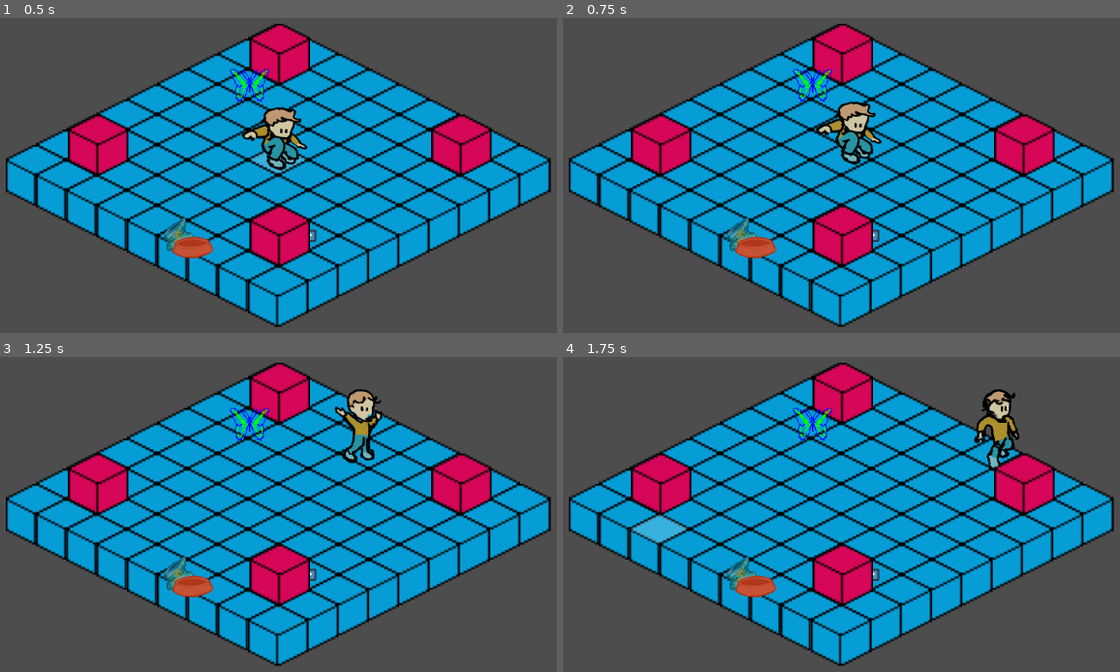
Above: before the commit, frames 1-4 (two rows, left to right).
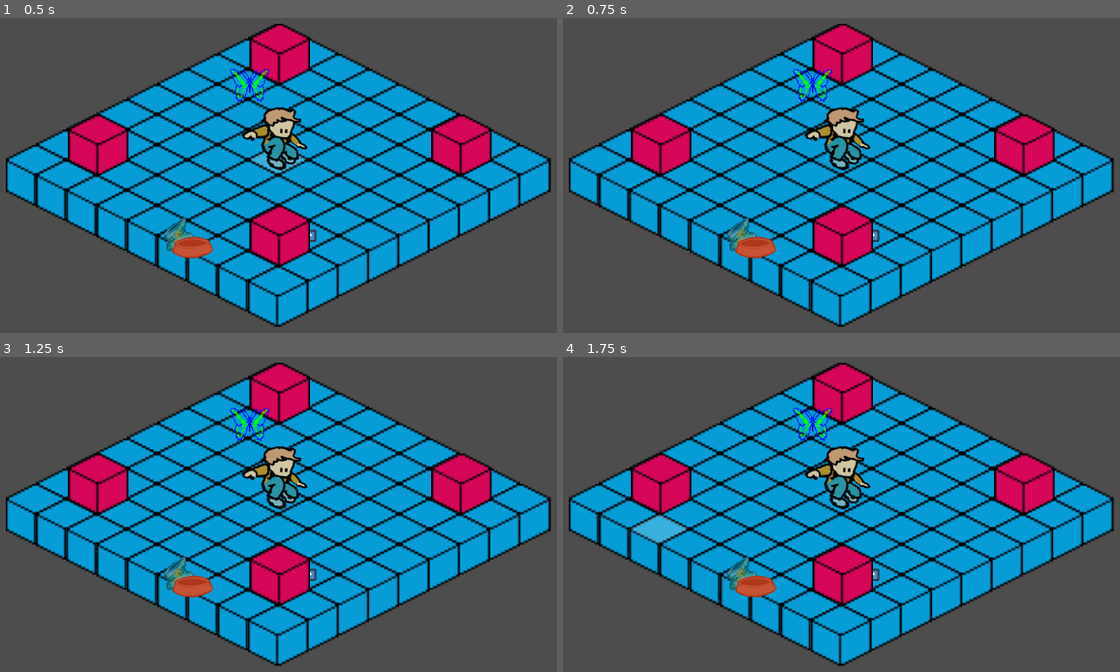
Above: after the commit, the same moments.

Repository: remimorvan/isometric-reverse-heist-simulator-2000
Game: Godot game, scene res://scenes/main.tscn
Two runs of this game, one before a commit and one after it. Both use one fixed random seed, a clock stepped at 60 frames per second and the inputs below. The engine's default icon, where the game draws it, is replaced by a stand-in: a white triangle on a blue panel in a dark square.
Inputs (mouse positions are in pixels of both pictures, inside the frame that each line leads up to):
- Up to frame 1 (0.5 s): no input
- Up to frame 2 (0.75 s): tap Enter at 0.5 s; move the mouse to (1014, 128) at 0.52 s; click (1014, 128) at 0.67 s
- Up to frame 3 (1.25 s): no input
- Up to frame 4 (1.75 s): move the mouse to (685, 530) at 1.27 s; click (685, 530) at 1.42 s

Frame 1 is identical in both runs. In frame 2, 1.5% of the frame differs, in the area x 43-58%, y 26-49%; in frame 3, 2.4%; in frame 4, 2.4%, in the area x 43-82%, y 10-49%.

Commit message:
move only if adjacent

Diff:
--- a/scenes/dog_bawl.tscn
+++ b/scenes/dog_bowl.tscn
@@ -1,6 +1,6 @@
 [gd_scene load_steps=6 format=3 uid="uid://cjajyodhkxglj"]
 
-[ext_resource type="Script" uid="uid://b72m8ds8gbmpo" path="res://scripts/chair.gd" id="1_hfv8l"]
+[ext_resource type="Script" uid="uid://627utnhqsmd8" path="res://scripts/dog_bowl.gd" id="1_g8ekq"]
 [ext_resource type="Shader" uid="uid://c8f3mp10uiiga" path="res://scenes/highlight.gdshader" id="2_phhrf"]
 [ext_resource type="Texture2D" uid="uid://bjtvb3dfuiuly" path="res://assets/level/gamelle/gamelle-4.png" id="3_hfv8l"]
 
@@ -13,8 +13,8 @@
 [sub_resource type="CircleShape2D" id="CircleShape2D_hxd06"]
 radius = 112.004
 
-[node name="Dog Bawl" type="Node2D"]
-script = ExtResource("1_hfv8l")
+[node name="Dog Bowl" type="Node2D"]
+script = ExtResource("1_g8ekq")
 metadata/_custom_type_script = "uid://cgek256grw13s"
 
 [node name="CharacterBody2D" type="CharacterBody2D" parent="."]
--- a/scenes/main.tscn
+++ b/scenes/main.tscn
@@ -5,8 +5,8 @@
 [ext_resource type="PackedScene" uid="uid://copmddbeoxptn" path="res://scenes/player.tscn" id="3_506sy"]
 [ext_resource type="Script" uid="uid://xth84ey1qovn" path="res://scripts/game_object_handler.gd" id="3_tefeu"]
 [ext_resource type="PackedScene" uid="uid://d2xw0bduor5xm" path="res://scenes/wouaf.tscn" id="4_jyhfs"]
-[ext_resource type="PackedScene" uid="uid://cjajyodhkxglj" path="res://scenes/dog_bawl.tscn" id="4_tipki"]
-[ext_resource type="Script" uid="uid://627utnhqsmd8" path="res://scripts/dog_bawl.gd" id="5_tipki"]
+[ext_resource type="PackedScene" uid="uid://cjajyodhkxglj" path="res://scenes/dog_bowl.tscn" id="4_tipki"]
+[ext_resource type="Script" uid="uid://627utnhqsmd8" path="res://scripts/dog_bowl.gd" id="5_tipki"]
 [ext_resource type="PackedScene" uid="uid://bi8gdwd2ggyhy" path="res://scenes/chair.tscn" id="6_tefeu"]
 
 [node name="main" type="Node2D"]
--- a/scripts/player.gd
+++ b/scripts/player.gd
@@ -16,19 +16,7 @@
 	# Snap initial position to tile center
 	var current_tile = layer0.local_to_map(global_position)
 	global_position = layer0.map_to_local(current_tile)
-	print("Player initial position (snapped to center): ", global_position)
-
-func use_new_path(new_path):
-	if not new_path.is_empty():
-		path = new_path
-		$CharacterBody2D/AnimatedSprite2D.play("run")
-		is_moving = true
-		target_position = path[0]
-		#print("Path acceptpathed, first target: ", target_position)
-		# Validate that target is different from current position
-		if target_position.distance_to(global_position) < arrival_threshold:
-			#print("Warning: First target too close to current position!")
-			_advance_to_next_target()
+	print("[Player] Initial position: ", global_position)
 
 func _unhandled_input(event: InputEvent) -> void:
 	if game_object_handler.can_play():
@@ -43,12 +31,16 @@
 					result_interaction.call(self)
 					game_object_handler.make_new_turn()
 					return
-			selected_tile = cliked_tile
-			print("Tile selected: ", selected_tile)
-			game_object_handler.make_new_turn()
+			if cliked_tile in layer0.get_surrounding_cells(player_tile):
+				selected_tile = cliked_tile
+				print("[Player] Tile selected: ", selected_tile)
+				game_object_handler.make_new_turn()
 
 func _process(delta: float) -> void:
 	pass
+
+func is_done() -> bool:
+	return not is_moving
 
 func play(tour_nb: int) -> void:
 	var start_tile = layer0.local_to_map(global_position)
@@ -62,13 +54,20 @@
 		layer0,
 		get_parent().occupied_tiles_but_obj(self)
 	)
-	print(new_path)
-	use_new_path(new_path)
+	print("[Player] New path is: ", new_path)
+	_use_new_path(new_path)
 
-	glow_interactable_objects(end_tile)
-
-func is_done() -> bool:
-	return not is_moving
+func _use_new_path(new_path):
+	if not new_path.is_empty():
+		path = new_path
+		$CharacterBody2D/AnimatedSprite2D.play("run")
+		is_moving = true
+		target_position = path[0]
+		#print("Path acceptpathed, first target: ", target_position)
+		# Validate that target is different from current position
+		if target_position.distance_to(global_position) < arrival_threshold:
+			#print("Warning: First target too close to current position!")
+			_advance_to_next_target()
 
 
 func _physics_process(delta: float) -> void:
@@ -76,7 +75,7 @@
 		return
 
 	var distance_to_target = global_position.distance_to(target_position)
-	print("Distance to target: ", distance_to_target)
+	print("[Player] Distance to target: ", distance_to_target)
 
 	if distance_to_target < arrival_threshold:
 		# Snap to exact center when close enough
@@ -89,27 +88,28 @@
 		if movement.length() > distance_to_target:
 			movement = direction * distance_to_target
 		global_position += movement
-		print("Moving: dir=", direction, " movement=", movement, " new_pos=", global_position)
+		#print("[Player] Moving: dir=", direction, " movement=", movement, " new_pos=", global_position)
 
 		$CharacterBody2D/AnimatedSprite2D.scale.x = 1.-2.*float(movement.x < 0)
 
 func _advance_to_next_target() -> void:
 	path.remove_at(0)
-	print("Point reached, remaining points: ", path.size())
+	print("[Player] Point reached, remaining points: ", path.size())
 
 	if path.is_empty():
-		print("Path completed")
+		print("[Player] Path completed")
 		$CharacterBody2D/AnimatedSprite2D.stop()
 		is_moving = false
+		glow_interactable_objects(layer0.local_to_map(global_position))
 		return
 
 	target_position = path[0]
 
 	if target_position.distance_to(global_position) < arrival_threshold:
-		print("Next target too close, skipping")
+		print("[Player] Next target too close, skipping")
 		_advance_to_next_target()
 	else:
-		print("New target set: ", target_position)
+		print("[Player] New target set: ", target_position)
 
 func unglow_all_objects() -> void:
 	var objects = game_object_handler.get_children()
Renamed: scripts/dog_bawl.gd -> scripts/dog_bowl.gd
Renamed: scripts/dog_bawl.gd.uid -> scripts/dog_bowl.gd.uid
